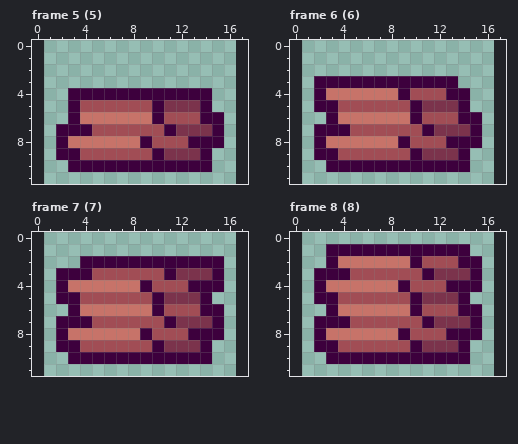
One commit to this pixel-art file: dev/bread_stack.aseprite. Above is the file before it was changed.
16x12 pixels, 8 frames. Shown: frame 5 (5), frame 6 (6), frame 7 (7), frame 8 (8). The old version is drawn lined up with the new one, on the new canvas. The commit also changed other frames, which this record leaves out.
After the commit:
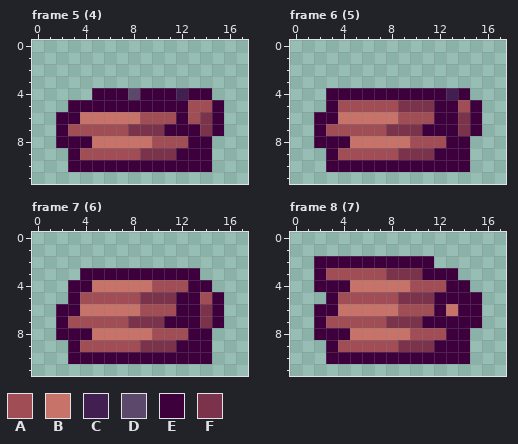
Palette (. is transparent): A #a14d55  B #c77369  C #412051  D #5c486a  E #3d003d  F #7b334c
Change:
canvas 16x12 -> 18x12, the old top-left corner now at 1,0
Frame 5 (4):
y 4: x 3..4 EE -> ..; x 8 E -> D; x 12 E -> C
y 5: x 4..9 AAAAAA -> EEEEEE; x 11..15 FFFE. -> EEAAE
y 6: x 2 . -> E; x 9..10 BE -> AA; x 12 A -> E; x 14 E -> F
y 7: x 3..4 EE -> AA; x 8..10 AAA -> FFF; x 12..13 FF -> EE
y 8: x 3..4 BB -> EE; x 9 E -> B; x 15 E -> .
y 9: x 2 E -> .; x 9..10 AE -> FF; x 12..13 FF -> EE
Frame 6 (5):
y 3: x 2..13 EEEEEEEEEEEE -> ............
y 4: x 2..8 EBBBBBB -> .EEEEEE; x 10..13 AAAE -> EEEC
y 5: x 2 E -> .; x 9..10 AE -> FF; x 12..15 FFE. -> EEAE
y 6: x 2 . -> E; x 9..10 BE -> AA; x 12..14 AAE -> EEF
y 7: x 3..4 EE -> AA; x 8..10 AAA -> FFF; x 12..13 FF -> EE
y 8: x 3..4 BB -> EE; x 9 E -> B; x 15 E -> .
y 9: x 2 E -> .; x 9..10 AE -> FF; x 12..13 FF -> EE
Frame 7 (6):
y 2: x 4..15 EEEEEEEEEEEE -> ............
y 3: x 2..3 EE -> ..; x 5..10 AAAAAA -> EEEEEE; x 12..15 FFFE -> EE..
y 4: x 2..4 EBB -> .EE; x 9 E -> B; x 15 E -> .
y 5: x 2 E -> .; x 9..10 AE -> FF; x 12..15 FFE. -> EEAE
y 6: x 2 . -> E; x 9..10 BE -> AA; x 12..14 AAE -> EEF
y 7: x 3..4 EE -> AA; x 8..10 AAA -> FFF; x 12..13 FF -> EE
y 8: x 3..4 BB -> EE; x 9 E -> B; x 15 E -> .
y 9: x 2 E -> .; x 9..10 AE -> FF; x 12..13 FF -> EE
Frame 8 (7):
y 1: x 3..14 EEEEEEEEEEEE -> ............
y 2: x 2 . -> E; x 4..9 BBBBBB -> EEEEEE; x 11..15 AAAEE -> E....
y 3: x 3..4 EE -> AA; x 8..10 AAA -> FFF; x 12..15 FFFE -> EE..
y 4: x 3..4 BB -> EE; x 9 E -> B; x 15 E -> .
y 5: x 2 E -> .; x 9..10 AE -> FF; x 12..13 FF -> EE; x 15 . -> E
y 6: x 2 . -> E; x 9..10 BE -> AA; x 12..13 AA -> EB
y 7: x 3..4 EE -> AA; x 8..10 AAA -> FFF; x 12..14 FFF -> EEE
y 8: x 3..4 BB -> EE; x 9 E -> B; x 15 E -> .
y 9: x 2 E -> .; x 9..10 AE -> FF; x 12..13 FF -> EE
Changed places in both pictures, as pixel boxes (x1, y1, x2, y2):
changed: (56, 88, 224, 160)
changed: (314, 76, 482, 160)
changed: (56, 256, 224, 352)
changed: (314, 244, 482, 352)
